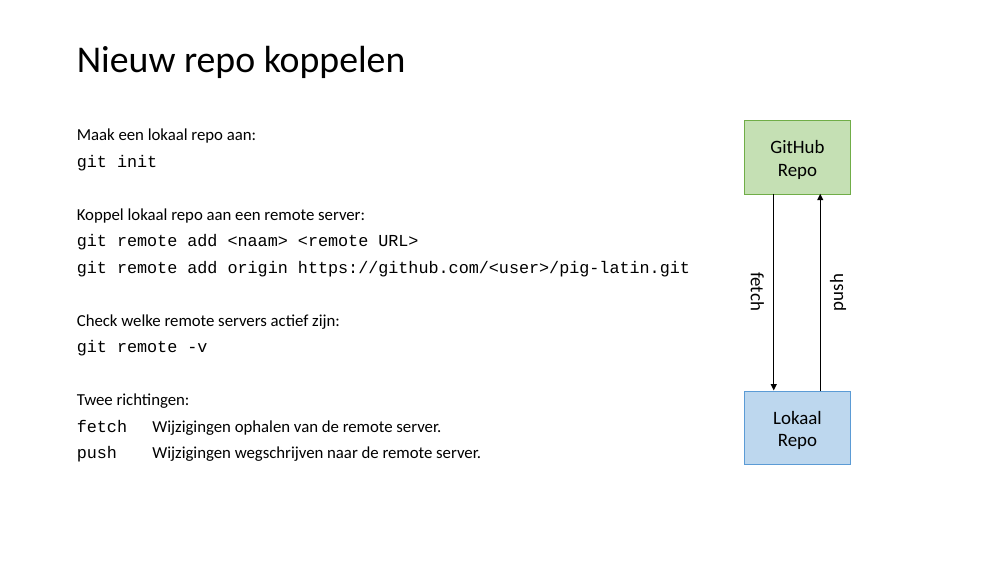
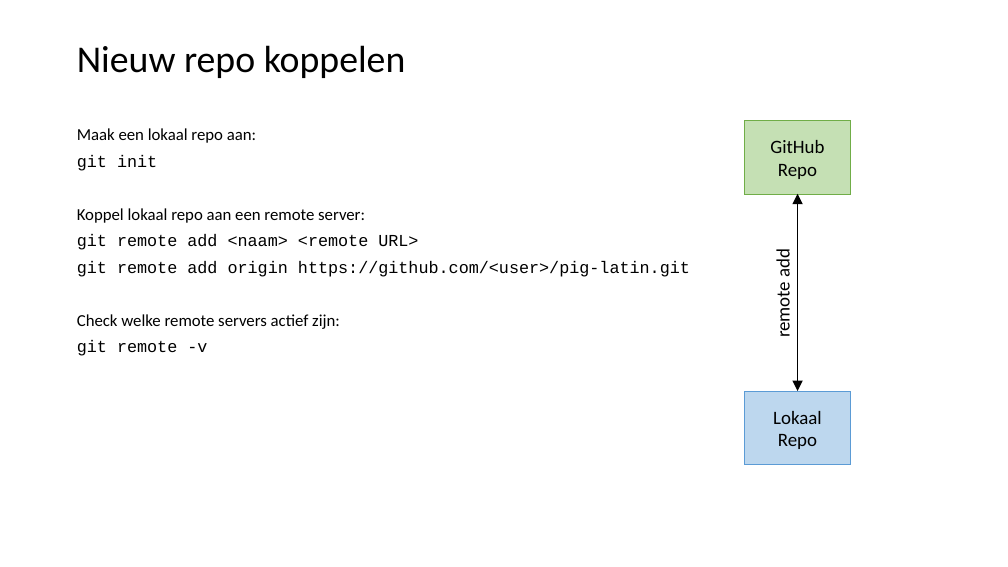
Before and after one commit to LFKoning/knowledge-sharing, a slide deck: slide 12 of git_course/2_collaboration/git_collaboration.pptx. Drawn at 1008x567 pixels with LibreOffice and Linux fonts; fonts in the diff are those of the drawing. Boxes give left, top, right and bottom in pixels: in the first picture for what was removed or moved away, otherwise in the second. Text is boxed around its words. In the diff, an @@ line names an element or a change of style, - is before the commit and + after.

```diff
--- a/git_course/2_collaboration/git_collaboration.pptx
+++ b/git_course/2_collaboration/git_collaboration.pptx
@@ arrow removed from (774, 194) to (774, 390) @@
@@ arrow moved from (820, 391) - (820, 194) to (798, 391) - (798, 194) @@
@@ arrow (798, 391) - (798, 194): arrow to double arrow @@
@@ text at (772, 250, 795, 336): text changed @@
-push
+remote add
@@ text removed at (746, 275, 769, 310) @@
-fetch
@@ text at (77, 393, 481, 462): paragraphs removed @@
-Twee richtingen:
-fetch Wijzigingen ophalen van de remote server.
-push Wijzigingen wegschrijven naar de remote server.
```
Also in this commit, not shown: 16 other slides changed, 1 slide removed, 1 other file.
